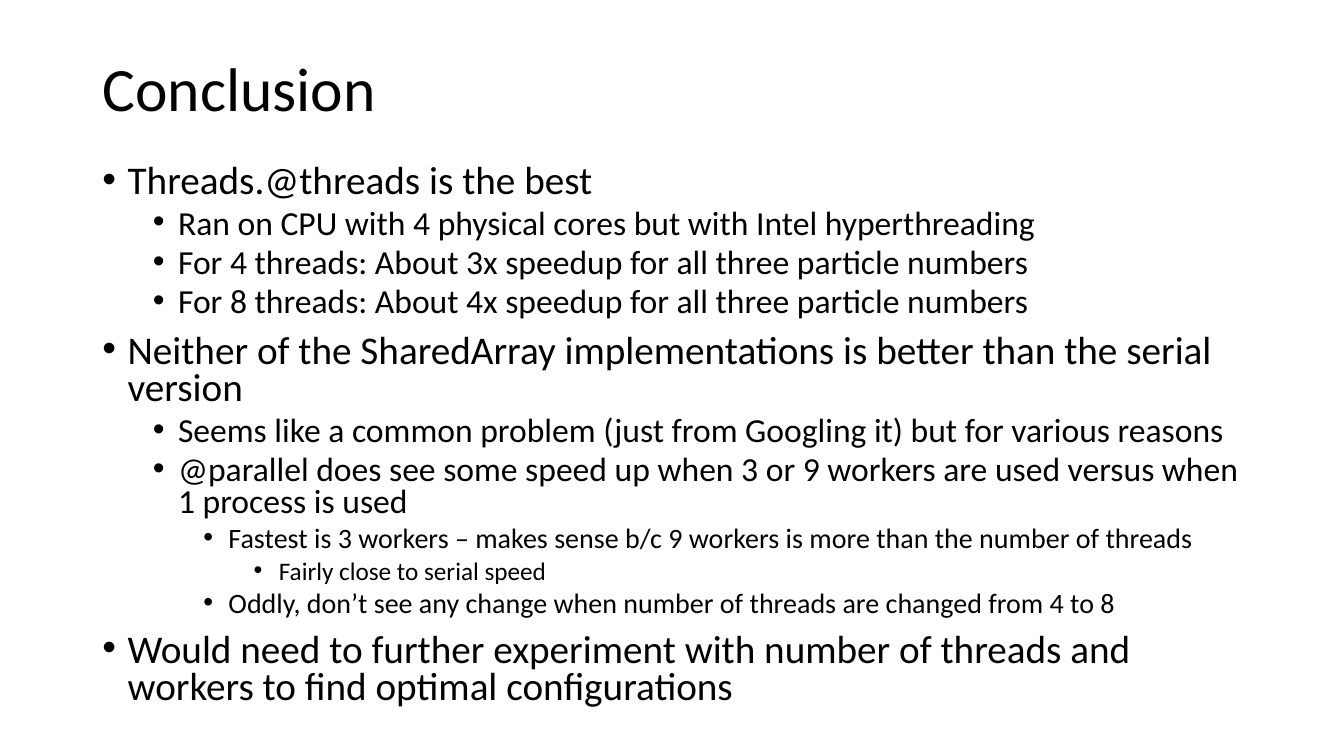
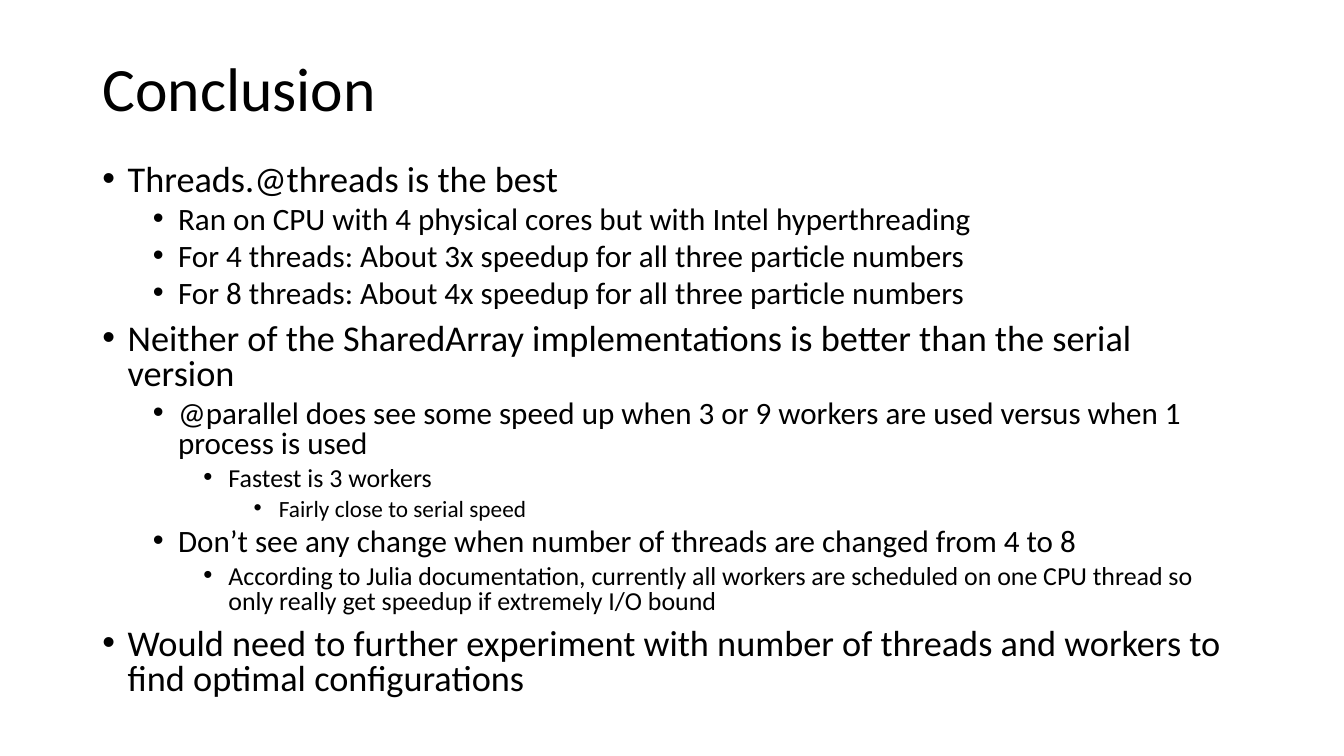
Before and after one commit to ejc44/MD, a slide deck: slide 8 of MD Presentation.pptx. Drawn at 1344x756 pixels with LibreOffice and Linux fonts; fonts in the diff are those of the drawing. Boxes give left, top, right and bottom in pixels: in the first picture for what was removed or moved away, otherwise in the second. Text is boxed around its words. In the diff, an @@ line names an element or a change of style, - is before the commit and + after.

```diff
--- a/MD Presentation.pptx
+++ b/MD Presentation.pptx
@@ text at [128, 166, 1220, 698]: size 28 to 25.9 pt in "Threads.@threads is the best", "Neither of the SharedArray implementations is better ...", "Would need to further experiment with number ..."; size 24 to 22.2 pt in "Ran on CPU with 4 physical cores ...", "For 4 threads: About 3x speedup for ...", "For 8 threads: About 4x speedup for ...", "@parallel does see some speed up when ..."; size 18 to 16.6 pt in "Fairly close to serial speed" @@
@@ text at [178, 417, 1224, 448]: paragraph removed @@
-  • Seems like a common problem (just from Googling it) but for various reasons
@@ text at [228, 469, 431, 488]: text changed; size 20 to 18.5 pt @@
-    • Fastest is 3 workers – makes sense b/c 9 workers is more than the number of threads
+    • Fastest is 3 workers
@@ text at [178, 530, 1192, 615]: text changed; size 20 to 18.5 pt @@
-    • Oddly, don’t see any change when number of threads are changed from 4 to 8
+  • Don’t see any change when number of threads are changed from 4 to 8
+    • According to Julia documentation, currently all workers are scheduled on one CPU thread so only really get speedup if extremely I/O bound
```
Also in this commit, not shown: 7 other files.
